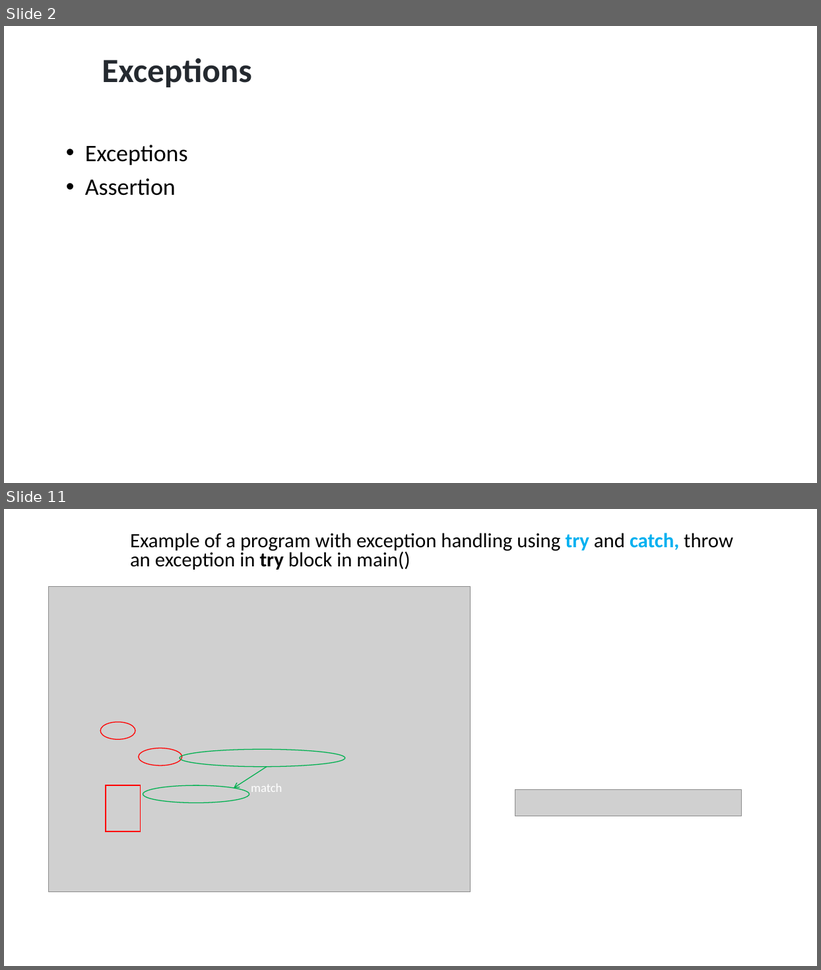
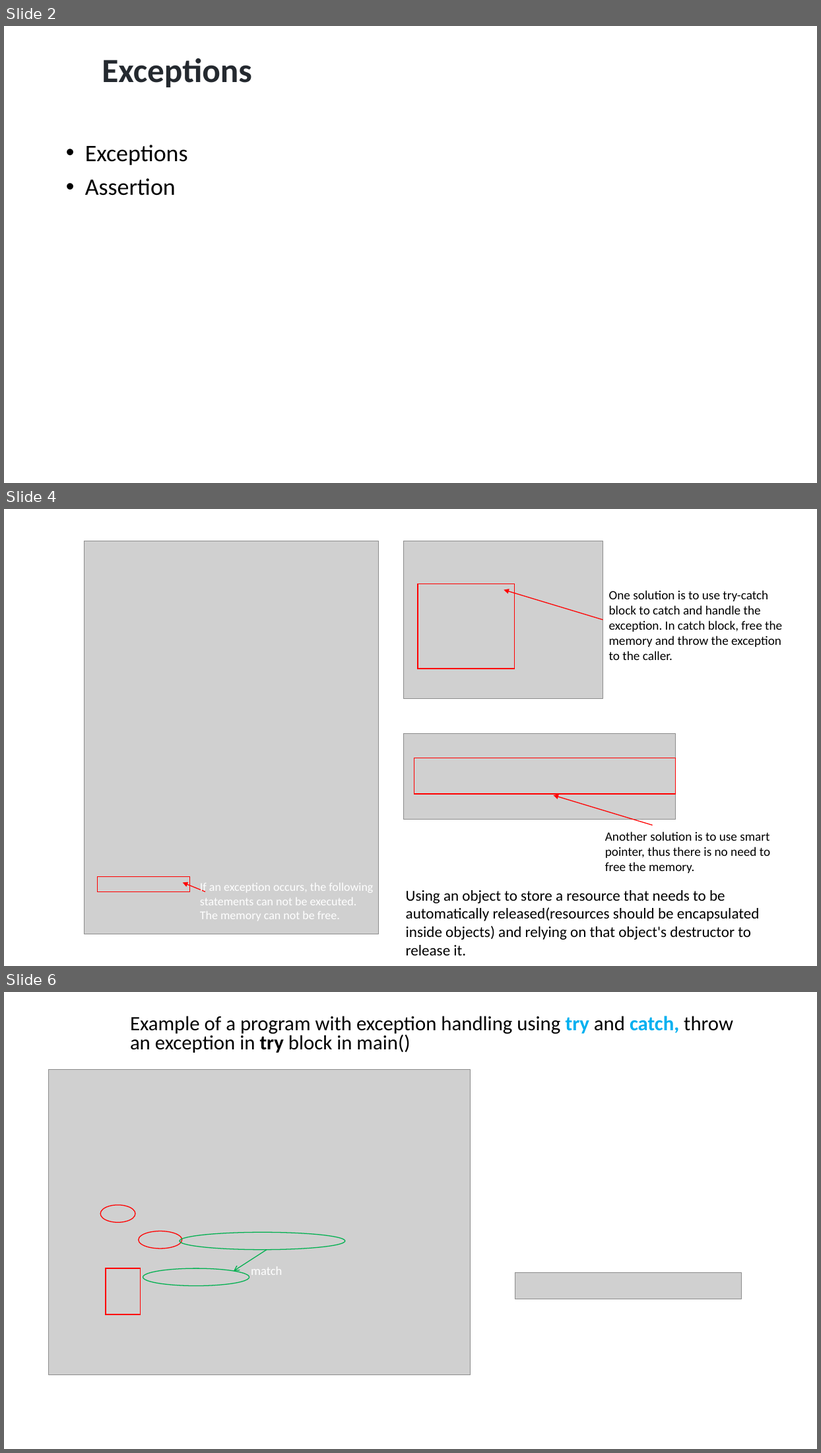
Before and after one commit to ShiqiYu/CPP, a slide deck: week14/Lab14.pptx. Shown one above the other, each under a label of ours: slides 2 and 11 before the commit, slides 2, 4 and 6 after it; the slides between them are not shown. The pictures are 821x970 and 821x1453 pixels, drawn with LibreOffice and Linux fonts; fonts in the diff are those of the drawing; grey boxes stand for pictures; background and template pictures are left out. Boxes give left, top, right and bottom in pixels: in the first picture for what was removed or moved away, otherwise in the second. Text is boxed around its words. In the diff, an @@ line names an element or a change of style, - is before the commit and + after.

```diff
--- a/week14/Lab14.pptx
+++ b/week14/Lab14.pptx
@@ slide 4 added at (4, 509, 817, 966), background #FFFFFF @@
@@ picture added at (85, 541, 378, 935) @@
@@ picture added at (403, 541, 603, 698) @@
@@ rectangle added at (418, 584, 515, 669), outline #FF0000 1 pt @@
@@ arrow added from (603, 620) to (504, 590), #FF0000 1 pt @@
@@ text added at (609, 590, 782, 660), 15 pt, text #000000 @@
+One solution is to use try-catch block to catch and handle the exception. In catch block, free the memory and throw the exception to the caller.
@@ picture added at (403, 733, 676, 819) @@
@@ rectangle added at (414, 758, 676, 794), outline #FF0000 1 pt @@
@@ arrow added from (652, 826) to (554, 795), #FF0000 1 pt @@
@@ text added at (605, 832, 770, 873), 15 pt, text #000000 @@
+Another solution is to use smart pointer, thus there is no need to free the memory.
@@ rectangle added at (97, 877, 190, 892), outline #FF0000 1 pt @@
@@ arrow added from (205, 892) to (183, 883), #FF0000 1 pt @@
@@ text added at (200, 883, 373, 921), 14 pt, text #FFFFFF @@
+If an exception occurs, the following statements can not be executed.
+The memory can not be free.
@@ text added at (406, 890, 760, 956), 18 pt, text #000000 @@
+Using an object to store a resource that needs to be automatically released(resources should be encapsulated inside objects) and relying on that object's destructor to release it.
@@ what was slide 11 is now slide 6 @@
```
Also in this commit, not shown: 7 slides changed, 1 other slide added, 11 slides removed, 2 other files.
